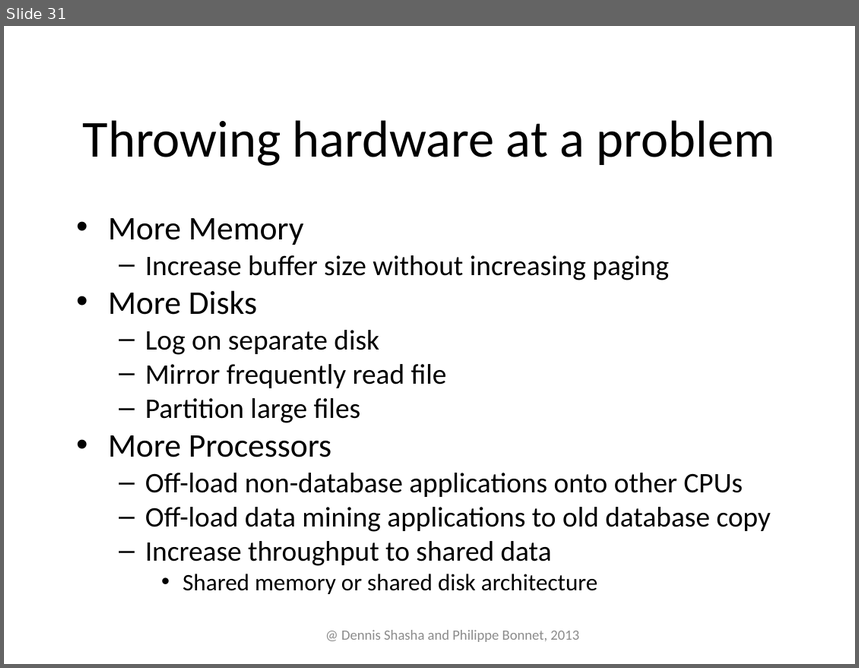
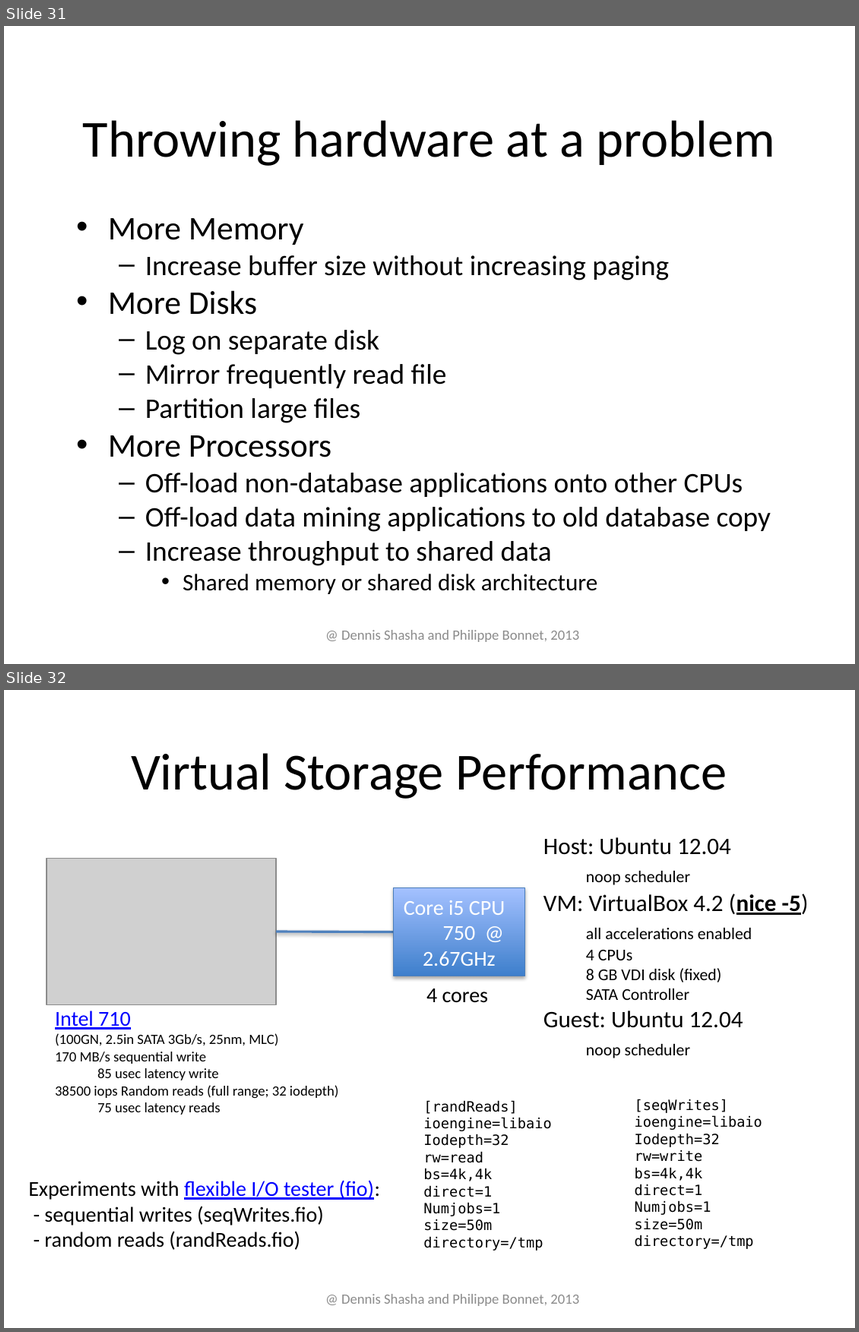
Before and after one commit to phbonnet/tuning, a slide deck: Slides/TuningTheGuts.pptx. Shown one above the other, each under a label of ours: slide 31 before the commit, slides 31 and 32 after it. The pictures are 859x668 and 859x1332 pixels, drawn with LibreOffice and Linux fonts; fonts in the diff are those of the drawing; grey boxes stand for pictures. Boxes give left, top, right and bottom in pixels: in the first picture for what was removed or moved away, otherwise in the second. Text is boxed around its words. In the diff, an @@ line names an element or a change of style, - is before the commit and + after.

```diff
--- a/Slides/TuningTheGuts.pptx
+++ b/Slides/TuningTheGuts.pptx
@@ slide 32 added at [4, 690, 855, 1328], background #FFFFFF @@
@@ title added at [131, 753, 727, 799], 44 pt, text #000000 @@
+Virtual Storage Performance
@@ text added at [544, 837, 809, 1059], 14 pt, text #000000 @@
+Host: Ubuntu 12.04
+noop scheduler
+VM: VirtualBox 4.2 (nice -5)
+all accelerations enabled
+4 CPUs
+8 GB VDI disk (fixed)
+SATA Controller
+Guest: Ubuntu 12.04
+noop scheduler
@@ picture added at [47, 859, 276, 1005] @@
@@ rectangle added at [394, 888, 525, 977], fill gradient #3F80CE to #A4C4FF, outline #4B7EBC 0.75 pt, 18 pt, text #FFFFFF @@
+Core i5 CPU 750 @ 2.67GHz
@@ line added from (276, 932) to (394, 932), #4F81BD 2 pt @@
@@ text added at [427, 989, 489, 1003], 18 pt, text #000000 @@
+4 cores
@@ text added at [55, 1011, 339, 1115], 12 pt, text #000000 @@
+Intel 710
+(100GN, 2.5in SATA 3Gb/s, 25nm, MLC)
+170 MB/s sequential write
+85 usec latency write
+38500 iops Random reads (full range; 32 iodepth)
+75 usec latency reads
@@ text added at [635, 1099, 762, 1249], 12 pt, text #000000 @@
+[seqWrites]
+ioengine=libaio
+Iodepth=32
+rw=write
+bs=4k,4k
+direct=1
+Numjobs=1
+size=50m
+directory=/tmp
@@ text added at [424, 1100, 551, 1251], 12 pt, text #000000 @@
+[randReads]
+ioengine=libaio
+Iodepth=32
+rw=read
+bs=4k,4k
+direct=1
+Numjobs=1
+size=50m
+directory=/tmp
@@ text added at [28, 1180, 380, 1250], 18 pt, text #000000 @@
+Experiments with flexible I/O tester (fio):
+- sequential writes (seqWrites.fio)
+- random reads (randReads.fio)
@@ text added at [341, 1294, 579, 1306], 12 pt, text #8C8C8C @@
+@ Dennis Shasha and Philippe Bonnet, 2013
```
Also in this commit, not shown: 4 slides changed, 3 other slides added, 11 other files.
